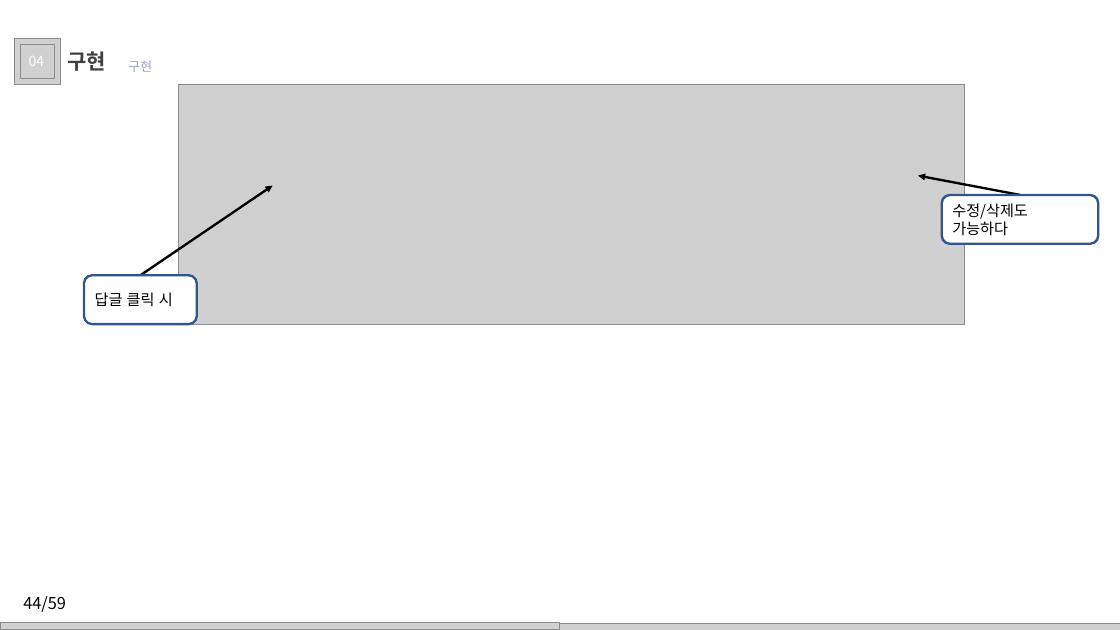
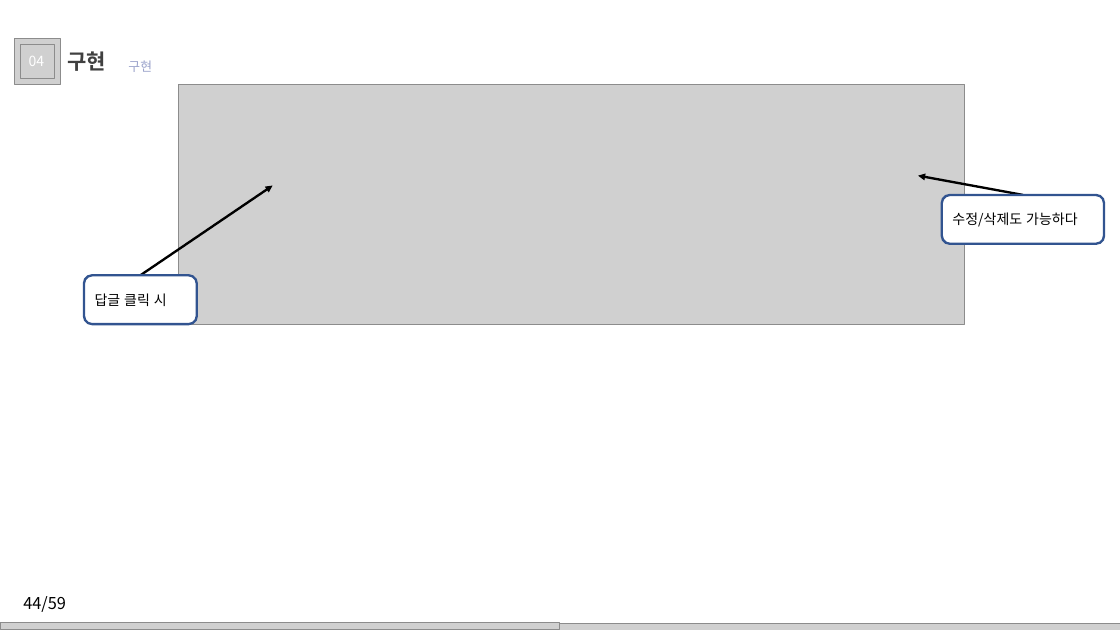
Before and after one commit to juhyeonjong2/EzenCompany, a slide deck: slide 44 of Documents/8. 발표/2. 최종발표/이젠컴퍼니.pptx. Drawn at 1120x630 pixels with LibreOffice and Linux fonts; fonts in the diff are those of the drawing; grey boxes stand for pictures; background and template pictures are left out. Boxes give left, top, right and bottom in pixels: in the first picture for what was removed or moved away, otherwise in the second. Text is boxed around its words. In the diff, an @@ line names an element or a change of style, - is before the commit and + after.

```diff
--- a/Documents/8. 발표/2. 최종발표/이젠컴퍼니.pptx
+++ b/Documents/8. 발표/2. 최종발표/이젠컴퍼니.pptx
@@ arrow moved from (1020, 195) - (918, 176) to (1023, 195) - (918, 176) @@
@@ rounded rectangle "수정/삭제도 가능하다" at (942, 195, 1104, 244): size 13 to 12 pt @@
@@ rounded rectangle "수정/삭제도 가능하다": place and size @@
-rounded rectangle "수정/삭제도 가능하다" at (942, 195, 1098, 244)
+rounded rectangle "수정/삭제도 가능하다" at (942, 195, 1104, 244)
@@ rounded rectangle "답글 클릭 시" at (84, 276, 197, 324): size 13 to 12 pt @@
```
Also in this commit, not shown: 19 other slides changed.
